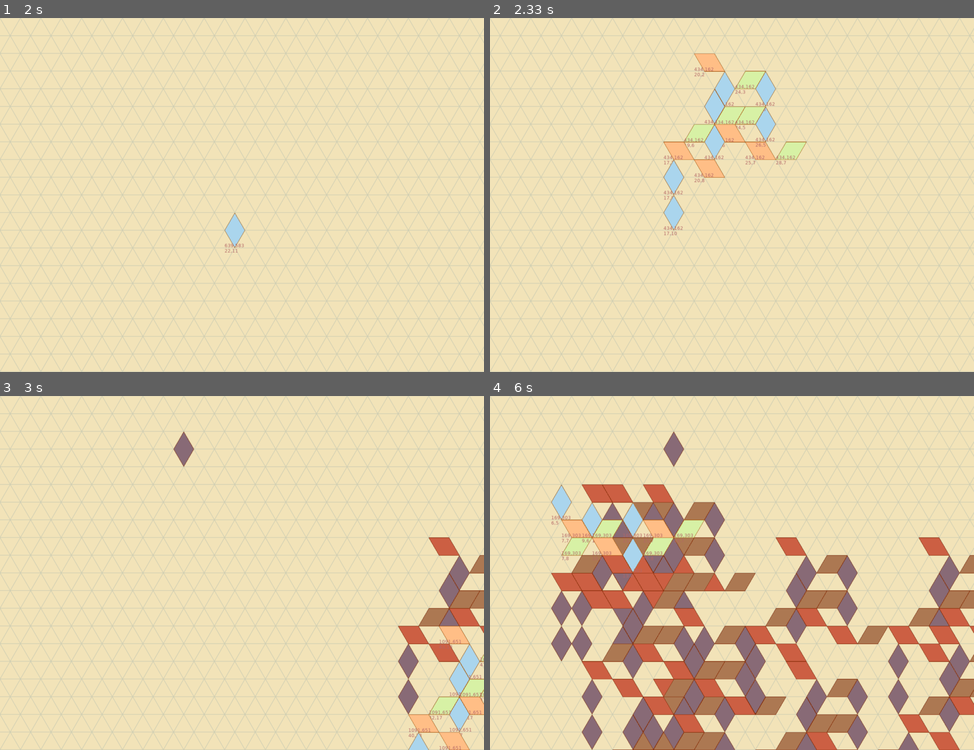
Above: before the commit, frames 1-4 (two rows, left to right).
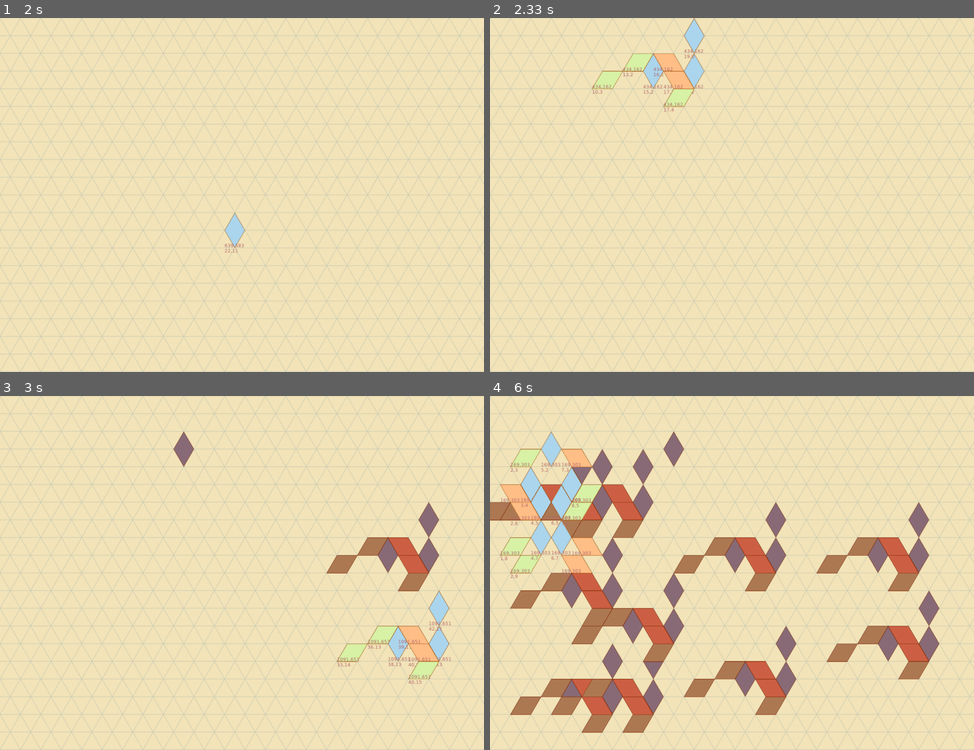
Above: after the commit, the same moments.

Repository: verysoftwares/CD-Rhombus
Game: LÖVE game, started from main.lua
The game is run twice, just before and just after one commit, with the same random seed, the same clock (stepped at 60 frames per second) and the same inputs.
Inputs (mouse positions are in pixels of both pictures, inside the frame that each line leads up to):
- Up to frame 1 (2 s): click (396, 184) at 0.38 s; click (91, 141) at 0.72 s; tap I at 1.07, 1.37 s; click (421, 318) at 1.08 s; right-click (242, 237) at 1.55 s; tap C at 1.83 s
- Up to frame 2 (2.33 s): tap I at 2.23 s; click (654, 78) at 2.25 s; tap 7 at 2.32 s
- Up to frame 3 (3 s): click (392, 565) at 2.55 s; click (411, 640) at 2.88 s
- Up to frame 4 (6 s): click (751, 558) at 3.22 s; click (625, 509) at 3.55 s; click (586, 703) at 3.88 s; click (581, 594) at 4.22 s; click (761, 672) at 4.55 s; click (620, 693) at 4.88 s; click (635, 629) at 5.22 s; click (572, 498) at 5.55 s; tap I at 5.9 s; click (552, 509) at 5.92 s; tap 6 at 5.98 s

Frame 1 is identical in both runs. In frame 2, 5.8% of the frame differs, in the area x 21-66%, y 0-62%; in frame 3, 7.8%; in frame 4, 39%, in the area x 0-100%, y 10-100%.

Commit message:
clean up brushes

Diff:
--- a/shapes.lua
+++ b/shapes.lua
@@ -3,10 +3,34 @@
 --brushes[4] = {{img=2,26,8},{img=2,17,9},{img=1,19,1},{img=3,20,1},{img=2,20,0},{img=3,23,16},{img=2,23,17},{img=1,25, …(1500 unchanged characters)…
 --brushes[4] = {{img=1,-1,13},{img=2,0,12},{img=2,2,12},{img=2,3,11},{img=1,2,10},{img=2,5,11},{img=2,1,9},{img=3,1,8}, …(1231 unchanged characters)…
 --brushes[4] = {{img=2,8,12},{img=1,10,10},{img=3,11,10},{img=2,8,10},{img=3,8,9},{img=3,8,9},{img=1,10,8},{img=2,6,8}, …(962 unchanged characters)…
-brushes[4] = {{img=1,0,4},{img=1,0,2},{img=2,-1,1},{img=3,2,1},{img=1,4,0},{img=2,2,2},{img=1,4,2},{img=3,5,2},{img=2,7,1},{img=2,7,3},{img=1,9,3},{img=2,10,2},{img=1,12,0}}
-brushes[5] = {{img=3,0,1},{img=1,2,0},{img=2,3,1},{img=3,3,2},{img=2,3,3},{img=3,6,3},{img=1,8,2},{img=2,9,3},{img=2,6,4},{img=1,8,0},{img=3,12,3},{img=2,12,4},{img=1,14,4},{img=2,15,5},{img=3,15,4},{img=1,17,3},{img=1,17,1},{img=2,15,1}}
-brushes[6] = {{img=1,0,0},{img=3,1,2},{img=2,1,3},{img=1,3,1},{img=2,4,2},{img=2,4,2},{img=3,4,3},{img=1,7,1},{img=1,7,3},{img=2,9,3},{img=3,9,2},{img=2,12,2}}
-brushes[7] = {{img=2,11,5},{img=3,8,5},{img=1,9,3},{img=1,9,1},{img=2,7,1},{img=3,3,0},{img=1,5,1},{img=1,4,2},{img=2,5,3},{img=2,7,3},{img=3,5,4},{img=1,4,4},{img=2,2,4},{img=3,3,6},{img=3,0,5},{img=1,0,6},{img=1,0,8}}
+brushes[4] = {{img=1,2,0},{img=2,3,1},{img=3,0,1}}
+-- high usage
+    brushes[#brushes+1] = {{img=1,4,0},{img=2,6,0},{img=1,7,1},{img=3,8,1},{img=3,1,0},{img=1,1,1},{img=2,-1,1}}
+    brushes[#brushes+1] = {{img=2,-4,4},{img=2,-5,3},{img=1,-2,2},{img=1,0,2},{img=3,2,3},{img=3,1,4},{img=2,1,1},{img=2,2,0},{img=3,1,-2},{img=1,-1,-3},{img=2,-4,-2},{img=3,-5,0},{img=3,-4,1},{img=1,-3,-1},{img=1,-2,0},{img=1,1,-1},{img=1,0,0}}
+    brushes[#brushes+1] = {{img=2,-4,0},{img=1,-2,0},{img=3,-1,0},{img=1,2,0},{img=3,0,1},{img=2,0,2},{img=2,-7,1},{img=1,2,-2}}
+    brushes[#brushes+1] = {{img=1,1,-3},{img=1,1,-1},{img=3,-1,0},{img=2,-1,1},{img=2,-3,1},{img=1,-4,0},{img=3,-3,2},{img=3,-5,2},{img=3,0,3}}
+    brushes[#brushes+1] = {{img=1,-1,-3},{img=1,0,-2},{img=3,-3,-2},{img=3,-2,-1},{img=1,-2,0},{img=3,-4,1},{img=3,-4,-1},{img=2,-4,0},{img=2,-6,2},{img=2,-4,2},{img=2,-5,3}}
+    brushes[#brushes+1] = {{img=2,1,1},{img=3,1,2},{img=3,-2,1},{img=2,-2,2},{img=2,-5,3},{img=3,-5,2},{img=1,-3,1},{img=2,-8,0},{img=1,-6,0},{img=3,-5,0},{img=1,-3,-1},{img=3,-2,-1},{img=2,-2,-2},{img=1,0,-2}}
+    brushes[#brushes+1] = {{img=3,-3,-2},{img=2,-3,-1},{img=1,-1,-1},{img=1,-1,1},{img=3,-3,2},{img=2,-3,1},{img=1,-4,0},{img=3,-6,1}}
+    brushes[#brushes+1] = {{img=3,-7,0},{img=2,-7,1},{img=1,-5,1},{img=2,-4,2},{img=3,-4,3},{img=1,-2,2},{img=2,0,2},{img=1,-1,1},{img=3,0,1},{img=1,-2,0},{img=2,-4,0},{img=3,-1,0},{img=1,1,-1},{img=2,2,-2},{img=1,1,-3},{img=3,-1,-2},{img=1,-2,-2}}
+    brushes[#brushes+1] = {{img=2,5,1},{img=1,4,0},{img=3,2,1},{img=2,2,0},{img=2,-1,1},{img=3,-1,2},{img=1,-2,0},{img=2,-4,0},{img=2,-4,2},{img=1,-5,1},{img=2,-7,1},{img=3,-7,0},{img=3,-9,0},{img=2,-9,-1},{img=2,-7,-1}}
+    brushes[#brushes+1] = {{img=2,-6,-2},{img=3,-3,-2},{img=1,-4,-2},{img=3,0,-1},{img=1,-1,-1},{img=2,0,0},{img=3,-3,0},{img=2,-1,1},{img=2,-3,1},{img=1,1,1},{img=3,-1,2},{img=1,-2,2}}
+    brushes[#brushes+1] = {{img=3,-4,-1},{img=1,-2,0},{img=2,-4,0},{img=1,-2,2},{img=2,-4,2},{img=3,-4,3},{img=1,-5,1},{img=3,-6,3},{img=3,-7,2},{img=2,-6,4},{img=1,-7,3},{img=2,-9,3},{img=3,0,3},{img=1,-1,1},{img=2,0,2},{img=1,-1,-1},{img=2,0,0},{img=3,0,-1},{img=1,2,0},{img=3,2,-1},{img=3,3,0},{img=2,2,-2},{img=1,4,-2},{img=2,5,-1}}
+    brushes[#brushes+1] = {{img=3,1,6},{img=3,0,5},{img=2,0,4},{img=1,-1,3},{img=1,2,2},{img=2,0,2},{img=1,-1,1},{img=3,3,2},{img=2,5,1},{img=1,4,0},{img=3,2,1},{img=3,0,1},{img=2,2,0},{img=1,0,-2},{img=3,-2,-1},{img=2,-2,0},{img=2,-5,1},{img=3,-5,0},{img=2,-5,-1},{img=1,-6,0},{img=1,-7,-1},{img=1,-6,-2},{img=3,-9,0},{img=2,-9,-1},{img=3,-9,-2}}
+    brushes[#brushes+1] = {{img=3,-4,3},{img=2,-4,2},{img=3,-4,1},{img=1,-2,0},{img=1,-1,-1},{img=2,0,0},{img=3,2,1}}
+    brushes[#brushes+1] = {{img=3,-4,-1},{img=2,-4,0},{img=3,-4,1},{img=1,-2,0},{img=1,-1,-1},{img=2,0,0},{img=1,-1,1},{img=3,0,1},{img=2,0,2}}
+    brushes[#brushes+1] = {{img=1,8,0},{img=3,6,1},{img=2,6,2},{img=2,3,3},{img=3,3,2},{img=2,3,1},{img=1,2,2},{img=1,2,0},{img=1,1,1},{img=3,-1,2},{img=2,-1,1},{img=3,-1,0}}
+    brushes[#brushes+1] = {{img=1,2,0},{img=2,3,1},{img=3,1,2},{img=3,3,2},{img=3,4,3},{img=1,7,3},{img=1,3,3},{img=2,0,4}}
+    brushes[#brushes+1] = {{img=3,9,4},{img=2,7,3},{img=1,6,2},{img=1,5,3},{img=3,3,4},{img=2,3,3},{img=3,3,2},{img=2,3,1},{img=1,2,0},{img=1,2,2},{img=1,1,1},{img=3,-1,2},{img=2,-1,1},{img=3,-1,0}}
+    brushes[#brushes+1] = {{img=1,4,0},{img=2,6,0},{img=1,7,1},{img=3,8,1},{img=3,1,0},{img=1,1,1},{img=2,-1,1}}
+    brushes[#brushes+1] = {{img=2,-4,4},{img=2,-5,3},{img=1,-2,2},{img=1,0,2},{img=3,2,3},{img=3,1,4},{img=2,1,1},{img=2,2,0},{img=3,1,-2},{img=1,-1,-3},{img=2,-4,-2},{img=3,-5,0},{img=3,-4,1},{img=1,-3,-1},{img=1,-2,0},{img=1,1,-1},{img=1,0,0}}
+    brushes[#brushes+1] = {{img=2,-4,0},{img=1,-2,0},{img=3,-1,0},{img=1,2,0},{img=3,0,1},{img=2,0,2},{img=2,-7,1},{img=1,2,-2}}
+    brushes[#brushes+1] = {{img=1,1,-3},{img=1,1,-1},{img=3,-1,0},{img=2,-1,1},{img=2,-3,1},{img=1,-4,0},{img=3,-3,2},{img=3,-5,2},{img=3,0,3}}
+    brushes[#brushes+1] = {{img=1,-1,-3},{img=1,0,-2},{img=3,-3,-2},{img=3,-2,-1},{img=1,-2,0},{img=3,-4,1},{img=3,-4,-1},{img=2,-4,0},{img=2,-6,2},{img=2,-4,2},{img=2,-5,3}}
+brushes[#brushes+1] = {{img=1,0,4},{img=1,0,2},{img=2,-1,1},{img=3,2,1},{img=1,4,0},{img=2,2,2},{img=1,4,2},{img=3,5,2},{img=2,7,1},{img=2,7,3},{img=1,9,3},{img=2,10,2},{img=1,12,0}}
+brushes[#brushes+1] = {{img=3,0,1},{img=1,2,0},{img=2,3,1},{img=3,3,2},{img=2,3,3},{img=3,6,3},{img=1,8,2},{img=2,9,3},{img=2,6,4},{img=1,8,0},{img=3,12,3},{img=2,12,4},{img=1,14,4},{img=2,15,5},{img=3,15,4},{img=1,17,3},{img=1,17,1},{img=2,15,1}}
+brushes[#brushes+1] = {{img=1,0,0},{img=3,1,2},{img=2,1,3},{img=1,3,1},{img=2,4,2},{img=2,4,2},{img=3,4,3},{img=1,7,1},{img=1,7,3},{img=2,9,3},{img=3,9,2},{img=2,12,2}}
+brushes[#brushes+1] = {{img=2,11,5},{img=3,8,5},{img=1,9,3},{img=1,9,1},{img=2,7,1},{img=3,3,0},{img=1,5,1},{img=1,4,2},{img=2,5,3},{img=2,7,3},{img=3,5,4},{img=1,4,4},{img=2,2,4},{img=3,3,6},{img=3,0,5},{img=1,0,6},{img=1,0,8}}
 --brushes[#brushes+1] = {{img=1,-16,4},{img=1,-16,2},{img=3,-16,1},{img=3,-13,2},{img=1,-12,0},{img=2,-14,0},{img=2,-11 …(651 unchanged characters)…
 --brushes[#brushes+1] = {{img=1,17,7},{img=1,17,5},{img=3,17,4},{img=3,20,5},{img=1,21,3},{img=2,19,3},{img=3,22,3},{im …(742 unchanged characters)…
 brushes[#brushes+1] = {{img=3,-1,14},{img=2,-1,13},{img=2,2,12},{img=1,4,12},{img=1,7,11},{img=2,5,13},{img=3,5,14},{im …(1503 unchanged characters)…
@@ -42,24 +66,6 @@
 brushes[#brushes+1] = {{img=2,1,-1},{img=3,1,0},{img=1,0,0},{img=2,-2,0},{img=1,-3,1},{img=3,-5,2},{img=1,-6,2},{img=2,-8,2}}
 --brushes[#brushes+1] = {{img=3,4,7},{img=1,3,7},{img=2,1,7},{img=1,6,6},{img=1,6,8},{img=3,4,9},{img=2,7,9},{img=3,7,1 …(1739 unchanged characters)…
 brushes[#brushes+1] = {{img=3,17,8},{img=1,16,8},{img=3,14,7},{img=2,14,8},{img=1,13,7},{img=1,13,5},{img=3,11,6},{img= …(237 unchanged characters)…
--- high usage
-    brushes[#brushes+1] = {{img=2,1,1},{img=3,1,2},{img=3,-2,1},{img=2,-2,2},{img=2,-5,3},{img=3,-5,2},{img=1,-3,1},{img=2,-8,0},{img=1,-6,0},{img=3,-5,0},{img=1,-3,-1},{img=3,-2,-1},{img=2,-2,-2},{img=1,0,-2}}
-    brushes[#brushes+1] = {{img=3,-3,-2},{img=2,-3,-1},{img=1,-1,-1},{img=1,-1,1},{img=3,-3,2},{img=2,-3,1},{img=1,-4,0},{img=3,-6,1}}
-    brushes[#brushes+1] = {{img=3,-7,0},{img=2,-7,1},{img=1,-5,1},{img=2,-4,2},{img=3,-4,3},{img=1,-2,2},{img=2,0,2},{img=1,-1,1},{img=3,0,1},{img=1,-2,0},{img=2,-4,0},{img=3,-1,0},{img=1,1,-1},{img=2,2,-2},{img=1,1,-3},{img=3,-1,-2},{img=1,-2,-2}}
-    brushes[#brushes+1] = {{img=2,5,1},{img=1,4,0},{img=3,2,1},{img=2,2,0},{img=2,-1,1},{img=3,-1,2},{img=1,-2,0},{img=2,-4,0},{img=2,-4,2},{img=1,-5,1},{img=2,-7,1},{img=3,-7,0},{img=3,-9,0},{img=2,-9,-1},{img=2,-7,-1}}
-    brushes[#brushes+1] = {{img=2,-6,-2},{img=3,-3,-2},{img=1,-4,-2},{img=3,0,-1},{img=1,-1,-1},{img=2,0,0},{img=3,-3,0},{img=2,-1,1},{img=2,-3,1},{img=1,1,1},{img=3,-1,2},{img=1,-2,2}}
-    brushes[#brushes+1] = {{img=3,-4,-1},{img=1,-2,0},{img=2,-4,0},{img=1,-2,2},{img=2,-4,2},{img=3,-4,3},{img=1,-5,1},{img=3,-6,3},{img=3,-7,2},{img=2,-6,4},{img=1,-7,3},{img=2,-9,3},{img=3,0,3},{img=1,-1,1},{img=2,0,2},{img=1,-1,-1},{img=2,0,0},{img=3,0,-1},{img=1,2,0},{img=3,2,-1},{img=3,3,0},{img=2,2,-2},{img=1,4,-2},{img=2,5,-1}}
-    brushes[#brushes+1] = {{img=3,1,6},{img=3,0,5},{img=2,0,4},{img=1,-1,3},{img=1,2,2},{img=2,0,2},{img=1,-1,1},{img=3,3,2},{img=2,5,1},{img=1,4,0},{img=3,2,1},{img=3,0,1},{img=2,2,0},{img=1,0,-2},{img=3,-2,-1},{img=2,-2,0},{img=2,-5,1},{img=3,-5,0},{img=2,-5,-1},{img=1,-6,0},{img=1,-7,-1},{img=1,-6,-2},{img=3,-9,0},{img=2,-9,-1},{img=3,-9,-2}}
-    brushes[#brushes+1] = {{img=3,-4,3},{img=2,-4,2},{img=3,-4,1},{img=1,-2,0},{img=1,-1,-1},{img=2,0,0},{img=3,2,1}}
-    brushes[#brushes+1] = {{img=3,-4,-1},{img=2,-4,0},{img=3,-4,1},{img=1,-2,0},{img=1,-1,-1},{img=2,0,0},{img=1,-1,1},{img=3,0,1},{img=2,0,2}}
-    brushes[#brushes+1] = {{img=1,8,0},{img=3,6,1},{img=2,6,2},{img=2,3,3},{img=3,3,2},{img=2,3,1},{img=1,2,2},{img=1,2,0},{img=1,1,1},{img=3,-1,2},{img=2,-1,1},{img=3,-1,0}}
-    brushes[#brushes+1] = {{img=1,2,0},{img=2,3,1},{img=3,1,2},{img=3,3,2},{img=3,4,3},{img=1,7,3},{img=1,3,3},{img=2,0,4}}
-    brushes[#brushes+1] = {{img=3,9,4},{img=2,7,3},{img=1,6,2},{img=1,5,3},{img=3,3,4},{img=2,3,3},{img=3,3,2},{img=2,3,1},{img=1,2,0},{img=1,2,2},{img=1,1,1},{img=3,-1,2},{img=2,-1,1},{img=3,-1,0}}
-    brushes[#brushes+1] = {{img=1,4,0},{img=2,6,0},{img=1,7,1},{img=3,8,1},{img=3,1,0},{img=1,1,1},{img=2,-1,1}}
-    brushes[#brushes+1] = {{img=2,-4,4},{img=2,-5,3},{img=1,-2,2},{img=1,0,2},{img=3,2,3},{img=3,1,4},{img=2,1,1},{img=2,2,0},{img=3,1,-2},{img=1,-1,-3},{img=2,-4,-2},{img=3,-5,0},{img=3,-4,1},{img=1,-3,-1},{img=1,-2,0},{img=1,1,-1},{img=1,0,0}}
-    brushes[#brushes+1] = {{img=2,-4,0},{img=1,-2,0},{img=3,-1,0},{img=1,2,0},{img=3,0,1},{img=2,0,2},{img=2,-7,1},{img=1,2,-2}}
-    brushes[#brushes+1] = {{img=1,1,-3},{img=1,1,-1},{img=3,-1,0},{img=2,-1,1},{img=2,-3,1},{img=1,-4,0},{img=3,-3,2},{img=3,-5,2},{img=3,0,3}}
-    brushes[#brushes+1] = {{img=1,-1,-3},{img=1,0,-2},{img=3,-3,-2},{img=3,-2,-1},{img=1,-2,0},{img=3,-4,1},{img=3,-4,-1},{img=2,-4,0},{img=2,-6,2},{img=2,-4,2},{img=2,-5,3}}
 --brushes[#brushes+1] = {{img=1,16,14},{img=1,15,15},{img=1,17,15},{img=3,13,16},{img=2,18,16},{img=3,18,17},{img=2,13, …(1425 unchanged characters)…
 -- bestof
     brushes[#brushes+1] = {{img=3,16,1},{img=3,14,1},{img=3,13,0},{img=1,12,0},{img=1,14,2},{img=1,13,3},{img=2,10,2},{ …(760 unchanged characters)…
